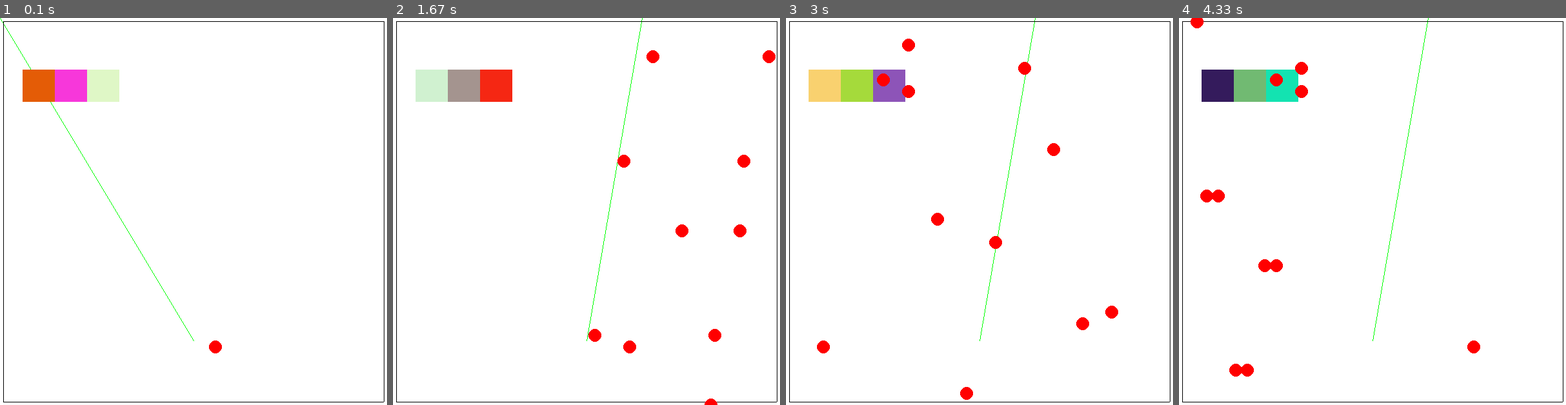
Above: before the commit, frames 1-4 (left to right).
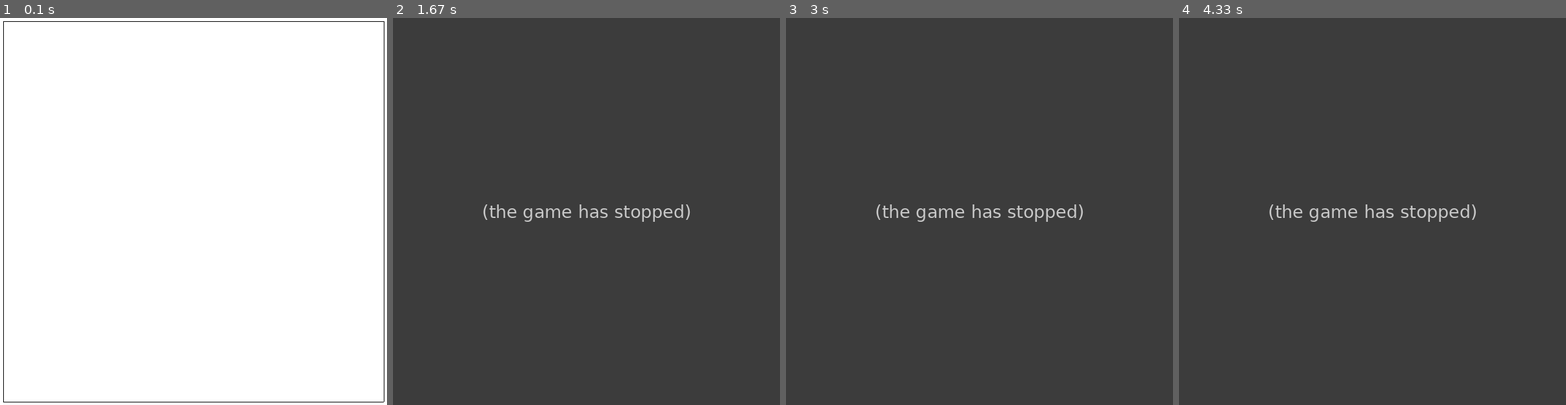
Above: after the commit, the same moments.

Repository: MaksSidorov/PyGame_project
Game: pygame game, started from programm.py
Two runs of this game, one before a commit and one after it. Both use one fixed random seed, a clock stepped at 60 frames per second and the inputs below.
Inputs (mouse positions are in pixels of both pictures, inside the frame that each line leads up to):
- Up to frame 1 (0.1 s): no input
- Up to frame 2 (1.67 s): click (632, 107) at 0.38 s
- Up to frame 3 (3 s): no input
- Up to frame 4 (4.33 s): no input

The runs differ from the first frame. In frame 1, 2.3% of the frame differs, in the area x 0-58%, y 0-87%; in frame 2, 100%, in the area x 0-100%, y 0-100%; in frame 3, 100%; in frame 4, 100%.
Error after the commit: NameError: name 'Ball_MOVE' is not defined (programm.py line 147); the game stopped at 0.38 s (later frames are placeholders)

Commit message:
возможно финал

Diff:
--- /dev/null
+++ b/classes.py
@@ -0,0 +1,94 @@
+import pygame
+import random
+
+
+class Border(pygame.sprite.Sprite):
+    def __init__(self, x1, y1, x2, y2, main_group, ver_group, hor_1_group, hor_2_group):
+        super().__init__(main_group)
+        if x1 == x2:
+            self.add(ver_group)
+            self.image = pygame.Surface([1, y2 - y1])
+            self.rect = pygame.Rect(x1, y1, 1, y2 - y1)
+        else:
+            if y1 >= 10:
+                self.add(hor_1_group)
+            else:
+                self.add(hor_2_group)
+            self.image = pygame.Surface([x2 - x1, 1])
+            self.rect = pygame.Rect(x1, y1, x2 - x1, 1)
+
+
+class Block(pygame.sprite.Sprite):
+    def __init__(self, x1, y1, w, h, main_group, blocks_group, score):
+        super().__init__(main_group)
+        self.add(blocks_group)
+        # Количество раз сколько надо ударить по блоку
+        self.sc = score
+        self.rect = pygame.Rect(x1, y1, w, h)
+        self.make_image(self.sc)
+
+    def update(self):
+        self.rect = self.rect.move(0, 50)
+
+    def get_min(self, c):
+        self.sc -= c
+        self.make_image(self.sc)
+        # Если количество ударов <= 0, удаляем блок
+        if self.sc <= 0:
+            self.kill()
+
+    def make_image(self, sc):
+        color = [0, 0, 0]
+        if sc >= 250:
+            color[0] = 255
+        elif sc >= 100:
+            color = [255, 255, 0]
+        elif sc >= 50:
+            color = [0, 255, 0]
+        elif sc >= 10:
+            color = [0, 255, 255]
+        else:
+            color = [0, 0, 255]
+        self.image = pygame.Surface([self.rect.width, self.rect.height])
+        pygame.draw.rect(self.image, color, (0, 0, self.rect.width, self.rect.height))
+        font = pygame.font.Font(None, 25)
+        text = font.render(str(self.sc), 1, (0, 0, 0))
+        text_x = 25 - text.get_width() // 2
+        text_y = 25 - text.get_height() // 2
+        self.image.blit(text, (text_x, text_y))
+
+
+class Ball(pygame.sprite.Sprite):
+    def __init__(self, radius, x, y, sx, sy, main_group, balls_group):
+        super().__init__(main_group)
+        self.add(balls_group)
+        self.radius = radius
+        self.x = x
+        self.y = y
+        self.dam = 1
+        self.image = pygame.Surface((2 * radius, 2 * radius), pygame.SRCALPHA, 32)
+        pygame.draw.circle(self.image, pygame.Color("red"), (radius, radius), radius)
+        self.rect = pygame.Rect(x, y, 2 * radius, 2 * radius)
+        self.vx = sx
+        self.vy = sy
+
+
+class SpecBall(pygame.sprite.Sprite):
+    def __init__(self, radius, x, y, gr_id, main_group, spec_balls_group):
+        super().__init__(main_group)
+        self.add(spec_balls_group)
+        self.radius = radius
+        self.x = x
+        self.y = y
+        self.ball_id = gr_id
+        self.image = pygame.Surface((2 * radius, 2 * radius), pygame.SRCALPHA, 32)
+        if gr_id == 1:
+            img = pygame.image.load('data//bomb1.png').convert_alpha()
+            img = pygame.transform.scale(img, (50, 50))
+            self.image.blit(img, (0, 0))
+        elif gr_id == 2:
+            pygame.draw.circle(self.image, pygame.Color("green"), (radius, radius), radius)
+        self.rect = pygame.Rect(x, y, 2 * radius, 2 * radius)
+
+    def update(self):
+        self.rect = self.rect.move(0, 50)
--- /dev/null
+++ b/prog.py
@@ -0,0 +1,238 @@
+import pygame
+import os
+import math
+import random
+from classes import *
+import sys
+
+pygame.init()
+
+FPS = 50
+
+# Фоновая музыка
+sound = pygame.mixer.music.load('data//music.mp3')
+pygame.mixer.music.play(-1)
+# размеры окна:
+size = width, height = 600, 600
+# screen — холст, на котором нужно рисовать:
+screen = pygame.display.set_mode(size)
+# Колисчество шариков у игрока
+balls_cou = 10
+balls_cou_1 = balls_cou
+
+
+def terminate():
+    pygame.quit()
+    sys.exit()
+
+
+def start_screen():
+    intro_text = ["Balls&Blocks", "",
+                  "Правила игры",
+                  "Набить максимальный счет, ",
+                  "так чтобы блоки не коснулись дна",
+                  "Чтобы продолжить нажмите на любую клавишу",
+                  "Зеленый шарик увеличивает количкство красных на 1"]
+
+    fon = pygame.transform.scale(pygame.image.load('data//background.jpg'), (width, height))
+    screen.blit(fon, (0, 0))
+    font = pygame.font.Font(None, 30)
+    text_coord = 50
+    for line in intro_text:
+        string_rendered = font.render(line, 1, pygame.Color('red'))
+        intro_rect = string_rendered.get_rect()
+        text_coord += 10
+        intro_rect.top = text_coord
+        intro_rect.x = 10
+        text_coord += intro_rect.height
+        screen.blit(string_rendered, intro_rect)
+
+    while True:
+        for event in pygame.event.get():
+            if event.type == pygame.QUIT:
+                terminate()
+            elif event.type == pygame.KEYDOWN or event.type == pygame.MOUSEBUTTONDOWN:
+                return  # начинаем игру
+        pygame.display.flip()
+
+
+def end_screen(score):
+    intro_text = ["Balls&Blocks", "",
+                  "Конец игры", "Ваш счет",
+                  str(score)]
+
+    fon = pygame.transform.scale(pygame.image.load('data//background.jpg'), (width, height))
+    screen.blit(fon, (0, 0))
+    font = pygame.font.Font(None, 30)
+    text_coord = 50
+    for line in intro_text:
+        string_rendered = font.render(line, 1, pygame.Color('red'))
+        intro_rect = string_rendered.get_rect()
+        text_coord += 10
+        intro_rect.top = text_coord
+        intro_rect.x = 10
+        text_coord += intro_rect.height
+        screen.blit(string_rendered, intro_rect)
+
+    while True:
+        for event in pygame.event.get():
+            if event.type == pygame.QUIT:
+                terminate()
+            elif event.type == pygame.KEYDOWN or event.type == pygame.MOUSEBUTTONDOWN:
+                return  # начинаем игру
+        pygame.display.flip()
+
+
+start_screen()
+# Группа всех спрайтов
+all_sprites = pygame.sprite.Group()
+# Нижняя часть экрана
+horizontal_borders_1 = pygame.sprite.Group()
+# Верхняя часть экрана
+horizontal_borders_2 = pygame.sprite.Group()
+# Боковые стороны
+vertical_borders = pygame.sprite.Group()
+# Блоки
+blocks = pygame.sprite.Group()
+spec_balls = pygame.sprite.Group()
+# Шарики
+balls = pygame.sprite.Group()
+# Позиция линии наведения
+POS = [0, 0]
+running = True
+
+
+class NewBlock(Block):
+    def __init__(self, x1, y1, w, h, main_group, blocks_group, score):
+        super().__init__(x1, y1, w, h, main_group, blocks_group, score)
+
+    def update(self):
+        self.rect = self.rect.move(0, 50)
+        if pygame.sprite.spritecollideany(self, horizontal_borders_1):
+            global running
+            running = False
+
+
+class PlayBall(Ball):
+    def __init__(self, radius, x, y, sx, sy, main_group, balls_group):
+        super().__init__(radius, x, y, sx, sy, main_group, balls_group)
+
+    def update(self):
+        if pygame.sprite.spritecollideany(self, horizontal_borders_1):
+            self.kill()
+            global balls_falls
+            balls_falls += 1
+            return
+        elif pygame.sprite.spritecollideany(self, horizontal_borders_2):
+            self.vy = -self.vy
+        elif pygame.sprite.spritecollideany(self, vertical_borders):
+            self.vx = -self.vx
+        elif pygame.sprite.spritecollideany(self, blocks):
+            bl = pygame.sprite.spritecollide(self, blocks, False)
+            for i in range(len(bl)):
+                if bl[i].rect.x + 5 > self.rect.x or bl[i].rect.x + bl[i].rect.w - 5 < self.rect.x:
+                    self.vx = -self.vx
+                else:
+                    self.vy = -self.vy
+                pygame.sprite.spritecollide(self, blocks, False)[0].get_min(self.dam)
+                break
+        elif pygame.sprite.spritecollideany(self, spec_balls):
+            if pygame.sprite.spritecollide(self, spec_balls, False)[0].ball_id == 1:
+                self.dam = 999
+            elif pygame.sprite.spritecollide(self, spec_balls, False)[0].ball_id == 2:
+                global balls_cou
+                balls_cou += 1
+            pygame.sprite.spritecollide(self, spec_balls, False)[0].kill()
+        self.rect = self.rect.move(self.vx, self.vy)
+
+
+# Количество упавших шариков
+balls_falls = 0
+# Стороны поля
+Border(0, 0, width, 0, all_sprites, vertical_borders, horizontal_borders_1, horizontal_borders_2)
+Border(0, height + 20, width, height, all_sprites, vertical_borders, horizontal_borders_1, horizontal_borders_2)
+Border(0, 0, 0, height, vertical_borders, all_sprites, horizontal_borders_1, horizontal_borders_2)
+Border(width, 0, width, height, vertical_borders, all_sprites, horizontal_borders_1, horizontal_borders_2)
+# Фон
+game_fon = pygame.transform.scale(pygame.image.load('data//game_background.jpg'), (width, height))
+# Флаг начала запуска шариков
+flag = True
+# Флаг для
+flag1 = False
+#
+flag_col = True
+# Очки игрока
+score = 1
+# Таймер для запуска шариков
+MYEVENTTYPE = 30
+pygame.time.set_timer(MYEVENTTYPE, 150)
+# Таймер для движения шариков
+MYEVENTTYPE1 = 31
+pygame.time.set_timer(MYEVENTTYPE1, 10)
+while running:
+    for event in pygame.event.get():
+        if event.type == pygame.QUIT:
+            running = False
+            terminate()
+
+        if flag_col:
+            col = 20
+            while col + 50 <= 500:
+                if random.randint(0, 1):
+                    NewBlock(col, 20, 50, 50, all_sprites, blocks, score)
+                elif random.randint(1, 50) <= 3:
+                    SpecBall(25, col, 20, random.randint(1, 2), all_sprites, spec_balls)
+                col += 50
+            blocks.update()
+            spec_balls.update()
+            flag_col = False
+        if event.type == pygame.MOUSEMOTION and flag:
+            POS[0] = event.pos[0]
+            POS[1] = event.pos[1]
+            if POS[0] < height // 2:
+                POS[1] = width - ((height // 2 * (width - POS[1])) // (height // 2 - POS[0]))
+                POS[0] = 0
+            elif POS[0] == height // 2:
+                POS[1] = 0
+            else:
+                POS[1] = width - ((height // 2 * (width - POS[1])) // (POS[0] - height // 2))
+                POS[0] = height
+        if event.type == pygame.MOUSEBUTTONDOWN:
+            flag = False
+            flag1 = True
+            balls_cou_1 = 0
+        if event.type == MYEVENTTYPE and flag1 and balls_cou_1 < balls_cou:
+            balls_cou_1 += 1
+            sx = 0
+            if POS[0] == 0:
+                sx = -width / 200
+                sy = -((height - POS[1]) / 100)
+            elif POS[0] == height:
+                sx = POS[0] / 200
+                sy = -((height - POS[1]) / 100)
+            else:
+                sx = (POS[0] - 300) / 100
+                sy = -((height - POS[1]) / 200)
+            PlayBall(10, width // 2, height, sx, sy, all_sprites, balls)
+        if event.type == MYEVENTTYPE1 and flag1:
+            balls.update()
+        if balls_falls == balls_cou:
+            print(balls_falls)
+            balls_falls = 0
+            flag = True
+            flag_col = True
+            score += 1
+
+    screen.blit(game_fon, (0, 0))
+    if flag:
+        pygame.draw.line(screen, (0, 255, 0), (width // 2, height), (POS[0], POS[1]), 1)
+    font = pygame.font.Font(None, 25)
+    text = font.render(str(score), 1, (255, 255, 0))
+    screen.blit(text, (500, 500))
+    all_sprites.draw(screen)
+    pygame.display.flip()
+
+end_screen(score)
+
+# завершение работы:
+pygame.quit()
--- a/programm.py
+++ b/programm.py
@@ -8,12 +8,13 @@
 size = width, height = 600, 600
 # screen — холст, на котором нужно рисовать:
 screen = pygame.display.set_mode(size)
-
+C = 10
 all_sprites = pygame.sprite.Group()
-Ball_MOVE = [3, 0]
-horizontal_borders = pygame.sprite.Group()
+horizontal_borders_1 = pygame.sprite.Group()
+horizontal_borders_2 = pygame.sprite.Group()
 vertical_borders = pygame.sprite.Group()
 blocks = pygame.sprite.Group()
+balls = pygame.sprite.Group()
 
 
 class Border(pygame.sprite.Sprite):
@@ -24,8 +25,11 @@
             self.add(vertical_borders)
             self.image = pygame.Surface([1, y2 - y1])
             self.rect = pygame.Rect(x1, y1, 1, y2 - y1)
-        else:  # горизонтальная стенка
-            self.add(horizontal_borders)
+        else:
+            if y1 >= 295:# горизонтальная стенка
+                self.add(horizontal_borders_1)
+            else:
+                self.add(horizontal_borders_2)
             self.image = pygame.Surface([x2 - x1, 1])
             self.rect = pygame.Rect(x1, y1, x2 - x1, 1)
 
@@ -34,17 +38,36 @@
     def __init__(self, x1, y1, w, h):
         super().__init__(all_sprites)
         self.add(blocks)
+        self.c = 100
         self.image = pygame.Surface([w, h])
         pygame.draw.rect(self.image, (0, 0, 255), (0, 0, w, h))
+        font = pygame.font.Font(None, 25)
+        text = font.render(str(self.c), 1, (0, 0, 0))
+        text_x = 25 - text.get_width() // 2
+        text_y = 25 - text.get_height() // 2
+        self.image.blit(text, (text_x, text_y))
         self.rect = pygame.Rect(x1, y1, w, h)
 
     def update(self):
-        pygame.draw.rect(self.image, (random.randint(0, 255), random.randint(0, 255), random.randint(0, 255)), (0, 0, self.rect.width, self.rect.height))
+        self.rect = self.rect.move(0, 50)
+
+    def get_min(self, c):
+        self.c -= c
+        self.image = pygame.Surface([self.rect.width, self.rect.height])
+        pygame.draw.rect(self.image, (0, 0, 255), (0, 0, self.rect.width, self.rect.height))
+        font = pygame.font.Font(None, 25)
+        text = font.render(str(self.c), 1, (0, 0, 0))
+        text_x = 25 - text.get_width() // 2
+        text_y = 25 - text.get_height() // 2
+        self.image.blit(text, (text_x, text_y))
+        if self.c <= 0:
+            self.kill()
 
 
 class Ball(pygame.sprite.Sprite):
     def __init__(self, radius, x, y):
         super().__init__(all_sprites)
+        self.add(balls)
         self.radius = radius
         self.x = x
         self.y = y
@@ -57,29 +80,38 @@
         self.vy = Ball_MOVE[1]
 
     def update(self):
-        if pygame.sprite.spritecollideany(self, horizontal_borders):
+        if pygame.sprite.spritecollideany(self, horizontal_borders_1):
+            self.vy = -self.vy
+            self.kill()
+            global C
+            C -= 1
+            print(C)
+        elif pygame.sprite.spritecollideany(self, horizontal_borders_2):
             self.vy = -self.vy
         elif pygame.sprite.spritecollideany(self, vertical_borders):
             self.vx = -self.vx
         elif pygame.sprite.spritecollideany(self, blocks):
-            for i in pygame.sprite.spritecollide(self, blocks, False):
-                if i.rect.x + 5 > self.rect.x or i.rect.x + i.rect.w - 5< self.rect.x:
+            bl = pygame.sprite.spritecollide(self, blocks, False)
+            for i in range(len(bl)):
+                if bl[i].rect.x + 5 > self.rect.x or bl[i].rect.x + bl[i].rect.w - 5 < self.rect.x:
                     self.vx = -self.vx
-                    print(i.rect.x, self.rect.x, i.rect.x + i.rect.w )
 
                 else:
                     self.vy = -self.vy
-                    print(i.rect.x, self.rect.x, i.rect.x + i.rect.w )
+
+                pygame.sprite.spritecollide(self, blocks, False)[0].get_min(1)
+                break
         self.rect = self.rect.move(self.vx, self.vy)
 
 Border(5, 5, width - 5, 5)
 Border(5, height - 5, width - 5, height - 5)
 Border(5, 5, 5, height - 5)
 Border(width - 5, 5, width - 5, height - 5)
-Block(35, 80, 50, 50)
-Block(85, 80, 50, 50)
-Block(135, 80, 50, 50)
-Ball(10, 300, 500)
+D = 20
+# Block(35, 80, 50, 50)
+# Block(85, 80, 50, 50)
+# Block(135, 80, 50, 50)
+
 running = True
 POS = [0, 0]
 flag = True
@@ -89,6 +121,8 @@
 pygame.time.set_timer(MYEVENTTYPE, 150)
 MYEVENTTYPE1 = 31
 pygame.time.set_timer(MYEVENTTYPE1, 10)
+MYEVENTTYPE2 = 29
+pygame.time.set_timer(MYEVENTTYPE2, 250)
 v = 100  # пикселей в секунду
 clock = pygame.time.Clock()
 while running:
@@ -116,12 +150,20 @@
                 Ball_MOVE[0] = -3
 
         if event.type == MYEVENTTYPE1:
-            all_sprites.update()
+            balls.update()
         if event.type == MYEVENTTYPE and not flag1 and COU <= 10:
             COU += 1
             Ball(10, 300, 500)
+        if event.type == pygame.KEYDOWN and C == 0:
+            T = 35
+
+            while T + 35 <= 500:
+                if random.randint(0,1):
+                    Block(T, 35, 50, 50)
+                print(T)
+                T += 50
+            blocks.update()
     screen.fill((255, 255, 255))
-    pygame.draw.line(screen, (0, 255, 0), (300, 500), (POS[0], POS[1]), 1)
     all_sprites.draw(screen)
     pygame.display.flip()
 # завершение работы:
